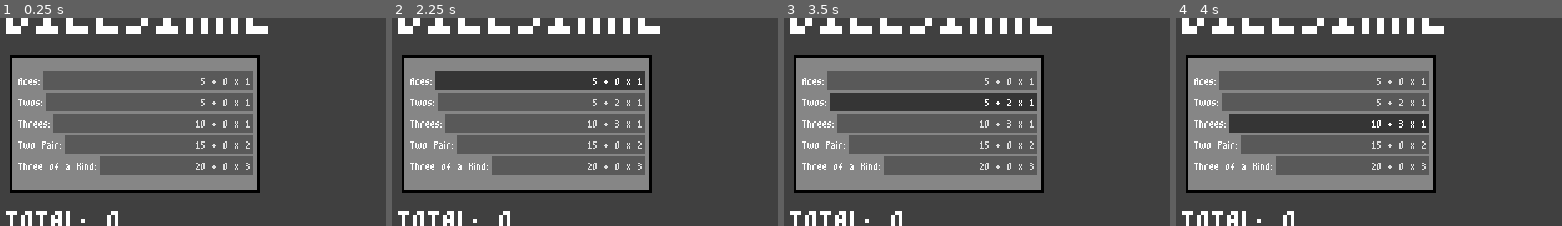
Above: before the commit, frames 1-4 (left to right).
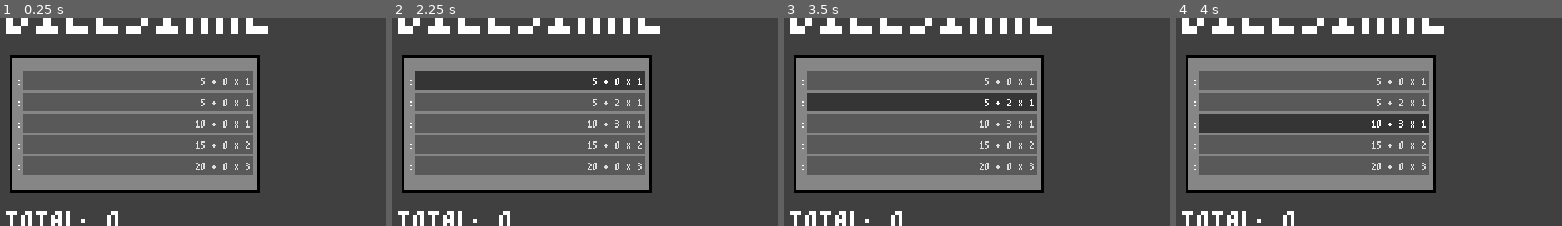
Above: after the commit, the same moments.

Repository: xander6424/DICESIRAE
Game: Godot game, scene res://scenes/main.tscn
The game is run twice, just before and just after one commit, with the same random seed, the same clock (stepped at 60 frames per second) and the same inputs.
Inputs (mouse positions are % of the whole screen's width and height, from its top left):
- Up to frame 1 (0.25 s): no input
- Up to frame 2 (2.25 s): click (91, 91) at 0.5 s; click "SCORE" at 1.25 s; click "5 + 0 x 1" at 2 s
- Up to frame 3 (3.5 s): click "5 + 2 x 1" at 2.75 s
- Up to frame 4 (4 s): click "10 + 3 x 1" at 3.5 s
The pictures show only the part of the screen within x 0-50%, y 8-58%; the shares and areas given below are measured in that part.

The runs differ from the first frame. In frame 1, 4.6% of the frame differs, in the area x 4-26%, y 25-76%; in frame 2, 4.6%; in frame 3, 4.6%; in frame 4, 4.6%.

Commit message:
Class Part 1
Started working on changing the CategoryInfo class into its own file.

Diff:
--- a/project.godot
+++ b/project.godot
@@ -18,6 +18,7 @@
 [autoload]
 
 GameData="*uid://co41fko3hjjb3"
+CategoryType="*uid://dcpdfdj5nx56f"
 DiceData="*uid://cp5t52r2o8h6k"
 
 [display]
--- /dev/null
+++ b/scripts/category-type.gd
@@ -0,0 +1,23 @@
+extends Node
+
+class_name CategoryInfo
+
+var category: String
+var id: DiceData.Category
+var level: int = 1
+var scored: bool = false
+
+# (Base Score + Total Rolled) * Mult Score
+var base_score: int
+var total: int = 0
+var mult_score: int
+
+# Current label and button associated with a category
+var label: Label = null
+var button: Button = null
+
+func _init(_name: String, _base_score: int, _mult_score: int, _id: DiceData.Category):
+	category = _name
+	base_score = _base_score
+	mult_score = _mult_score
+	id = _id
--- a/scripts/scorecard.gd
+++ b/scripts/scorecard.gd
@@ -11,26 +11,7 @@
 @onready var category_label_list = [%CategoryLabel1, %CategoryLabel2, %CategoryLabel3, %CategoryLabel4, %CategoryLabel5]
 @onready var category_button_list = [%CategoryButton1, %CategoryButton2, %CategoryButton3, %CategoryButton4, %CategoryButton5]
 
-class CategoryInfo:
-	var name: String
-	var id: DiceData.Category
-	var level: int = 1
-	var scored: bool = false
-
-	# (Base Score + Total Rolled) * Mult Score
-	var base_score: int
-	var total: int = 0
-	var mult_score: int
-
-	# Current label and button associated with a category
-	var label: Label = null
-	var button: Button = null
-
-	func _init(_name: String, _base_score: int, _mult_score: int, _id: DiceData.Category):
-		name = _name
-		base_score = _base_score
-		mult_score = _mult_score
-		id = _id
+# removed category class from here
 
 # Initialize category name, base score, mult score, and id
 var aces: CategoryInfo = CategoryInfo.new("Aces", 5, 1, DiceData.Category.ACES)
Not shown, added: scripts/category-type.gd.uid
